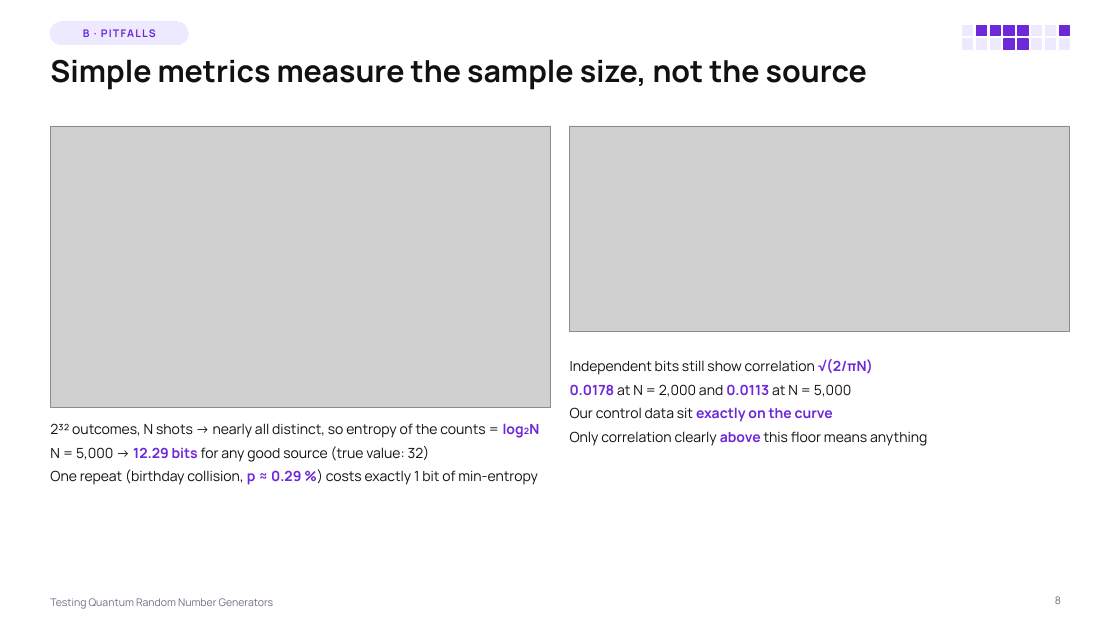
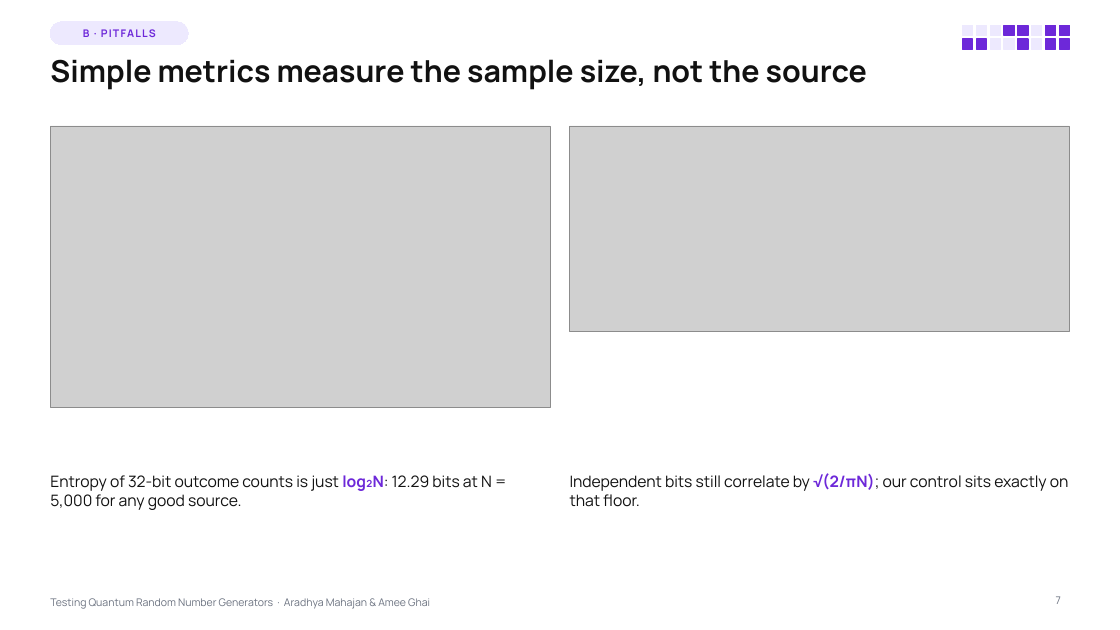
Before and after one commit to Aradhya2708/Quantum-RNG-Proj, a slide deck: slide 7 of presentation/QRNG_Testing_Lecture.pptx (slide 8 before the commit). Drawn at 1120x630 pixels with LibreOffice and Linux fonts; fonts in the diff are those of the drawing; grey boxes stand for pictures. Boxes give left, top, right and bottom in pixels: in the first picture for what was removed or moved away, otherwise in the second. Text is boxed around its words. In the diff, an @@ line names an element or a change of style, - is before the commit and + after.

```diff
--- a/presentation/QRNG_Testing_Lecture.pptx
+++ b/presentation/QRNG_Testing_Lecture.pptx
@@ fill #6D28D9 to #EDE9FE; outline #6D28D9 1 pt to #EDE9FE 1 pt in 3 elements at bbox=[976, 25, 986, 35], bbox=[991, 25, 1001, 35], bbox=[1004, 39, 1014, 50] @@
@@ fill #EDE9FE to #6D28D9; outline #EDE9FE 1 pt to #6D28D9 1 pt in 5 elements at bbox=[1046, 25, 1056, 35], bbox=[963, 39, 973, 50], bbox=[976, 39, 986, 50], bbox=[1046, 39, 1056, 50], bbox=[1060, 39, 1070, 50] @@
@@ text at bbox=[50, 475, 492, 510]: text changed; size 12 to 13.5 pt @@
-• 2³² outcomes, N shots → nearly all distinct, so entropy of the counts = log₂N
-• N = 5,000 → 12.29 bits for any good source (true value: 32)
-• One repeat (birthday collision, p ≈ 0.29 %) costs exactly 1 bit of min-entropy
+Entropy of 32-bit outcome counts is just log₂N: 12.29 bits at N = 5,000 for any good source.
@@ text at bbox=[570, 473, 1069, 507]: text changed; size 12 to 13.5 pt @@
-• Independent bits still show correlation √(2/πN)
-• 0.0178 at N = 2,000 and 0.0113 at N = 5,000
-• Our control data sit exactly on the curve
-• Only correlation clearly above this floor means anything
+Independent bits still correlate by √(2/πN); our control sits exactly on that floor.
@@ text at bbox=[50, 598, 430, 609]: text changed @@
-Testing Quantum Random Number Generators
+Testing Quantum Random Number Generators · Aradhya Mahajan & Amee Ghai
@@ page number at bbox=[1056, 596, 1061, 604]: text changed @@
-8
+7
```
Also in this commit, not shown: 25 other slides changed, 3 slides added, 4 slides removed, 7 other files.
